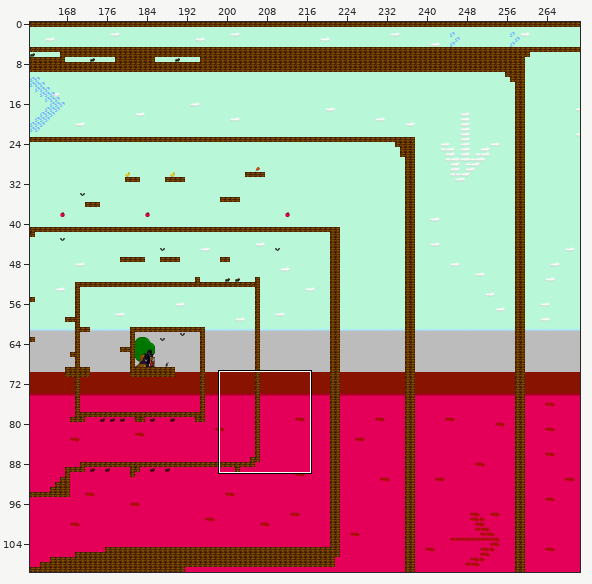
Two states of a Tiled map, android/assets/tilemap_03.tmx. The picture above shows the old version from afar; the outline marks the close-up.
Close-up. Old version:
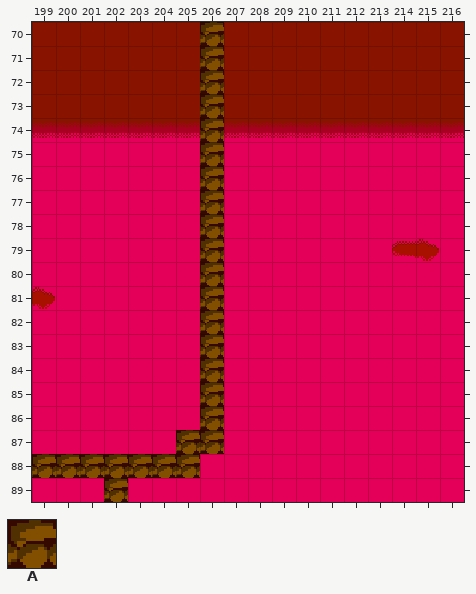
Cells are 16x16 px. Shown: x 199..216, y 70..89. The commit also changed other parts of the map, which this record leaves out.
Key: from "tileset_backgrounds": A 127.
_ is an empty cell.
Layers that did not change in this view are not listed.
Layer "Platfs" before, first column x 199:
70 _______A__________
71 _______A__________
72 _______A__________
73 _______A__________
74 _______A__________
75 _______A__________
76 _______A__________
77 _______A__________
78 _______A__________
79 _______A__________
80 _______A__________
81 _______A__________
82 _______A__________
83 _______A__________
84 _______A__________
85 _______A__________
86 _______A__________
87 ______AA__________
88 AAAAAAA___________
89 ___A______________
After the commit:
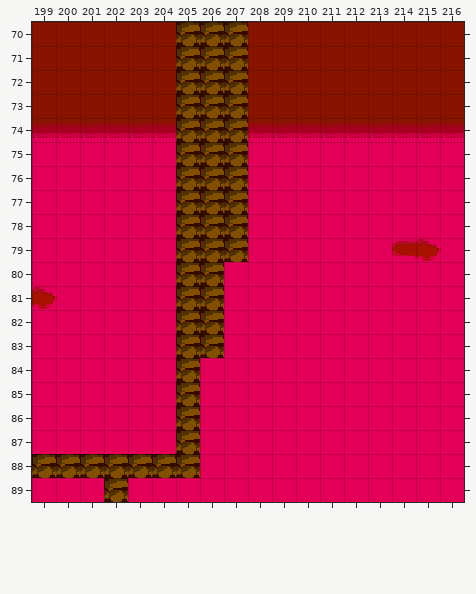
The edit:
Changed rows in their new state; . is an unchanged cell.
Layer "Platfs":
first column x 205:
70 A.A
71 A.A
72 A.A
73 A.A
74 A.A
75 A.A
76 A.A
77 A.A
78 A.A
79 A.A
80 A..
81 A..
82 A..
83 A..
84 A_.
85 A_.
86 A_.
87 ._.
